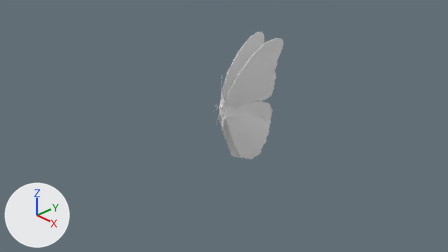
What one commit did to the Blender file BUTTERFLY/butterfly.blend.
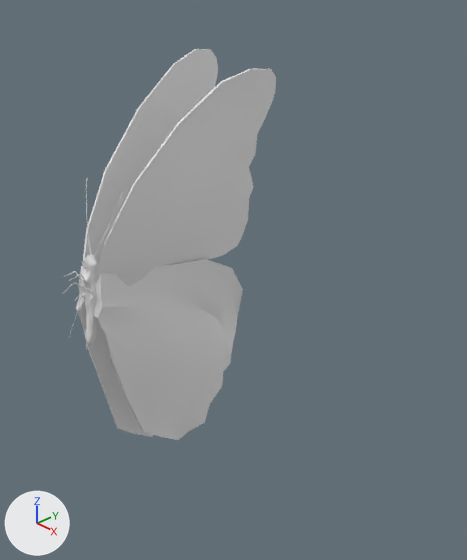
Old and new are each drawn from the file's camera 'Camera' and again close up on the part from 43% to 77% of the width and 6% to 79% of the height. Every picture has the same lights, and +X, +Y and +Z are marked at lower left.

Before the edit, the objects in view are built like this:
```python
me_plane = bpy.data.meshes.new('Plane')
me_plane.from_pydata(...)  # 144 vertices, 142 faces; spans x -0.187..-0.05, y -0.031..1.15, z -1.019..0.355
me_plane.polygons.foreach_set('use_smooth', [True] * 142)
me_plane_001 = bpy.data.meshes.new('Plane.001')
me_plane_001.from_pydata(...)  # 168 vertices, 166 faces; spans x 0.017..0.227, y -0.025..1.29, z 0.22..1.393
me_plane_001.polygons.foreach_set('use_smooth', [True] * 166)
me_plane_002 = bpy.data.meshes.new('Plane.002')
me_plane_002.from_pydata(...)  # 168 vertices, 166 faces; spans x -0.305..-0.052, y -0.001..1.335, z 0.233..1.389
me_plane_002.polygons.foreach_set('use_smooth', [True] * 166)
me_plane_003 = bpy.data.meshes.new('Plane.003')
me_plane_003.from_pydata(...)  # 144 vertices, 142 faces; spans x 0.017..0.203, y -0.023..1.097, z -0.95..0.367
me_plane_003.polygons.foreach_set('use_smooth', [True] * 142)
ob_bottom_left = bpy.data.objects.new('bottom left', me_plane)
ob_bottom_left.location = (0.0, 0.0, 0.0)
ob_right_bottom = bpy.data.objects.new('right bottom', me_plane_003)
ob_right_bottom.location = (0.0, 0.0, 0.0)
ob_top_left = bpy.data.objects.new('top left', me_plane_002)
ob_top_left.location = (0.0, 0.0, 0.0)
ob_top_right = bpy.data.objects.new('top right', me_plane_001)
ob_top_right.location = (0.0, 0.0, 0.0)
# also in view: 'body' at (-0.01, -0.05, 0.38)
```
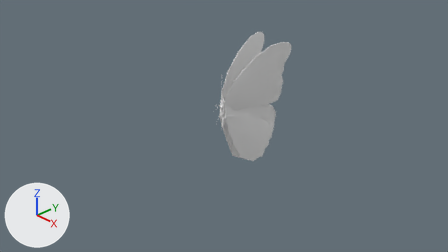
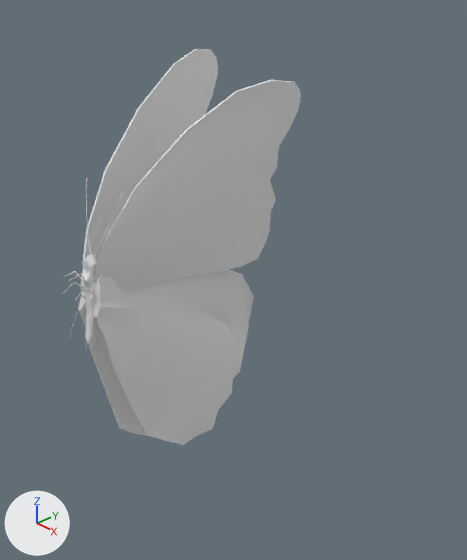
The newer file is also rescaled (x0.15), turned or shifted as a whole; pictures and numbers use the older file's frame.

Diff of the bpy script that builds the scene:
```diff
--- a/BUTTERFLY/butterfly.blend.py
+++ b/BUTTERFLY/butterfly.blend.py
@@ ob_bottom_left @@
 ob_bottom_left = bpy.data.objects.new('bottom left', me_plane)
-ob_bottom_left.location = (0.0, 0.0, 0.0)
+ob_bottom_left.location = (0.015, 0.002, 0.005)
@@ ob_top_right @@
 ob_top_right.location = (0.0, 0.0, 0.0)
+ob_top_right.rotation_euler = (0.0, 0.0, -0.205)  # degrees (0, 0, -12)
@@ ob_right_bottom @@
 ob_right_bottom.location = (0.0, 0.0, 0.0)
+ob_right_bottom.rotation_euler = (0.0, 0.0, -0.11)  # degrees (0, 0, -6.3)
```

Changed parts and their boxes [x1, y1, x2, y2] in the close-ups (467 x 560 px):
'top right', turned
    before: [94, 69, 276, 286]
    after: [93, 80, 300, 289]
'right bottom', turned
    before: [94, 259, 243, 440]
    after: [94, 269, 254, 445]
'bottom left', moved
    before: [76, 266, 153, 437]
    after: [78, 270, 152, 437]
